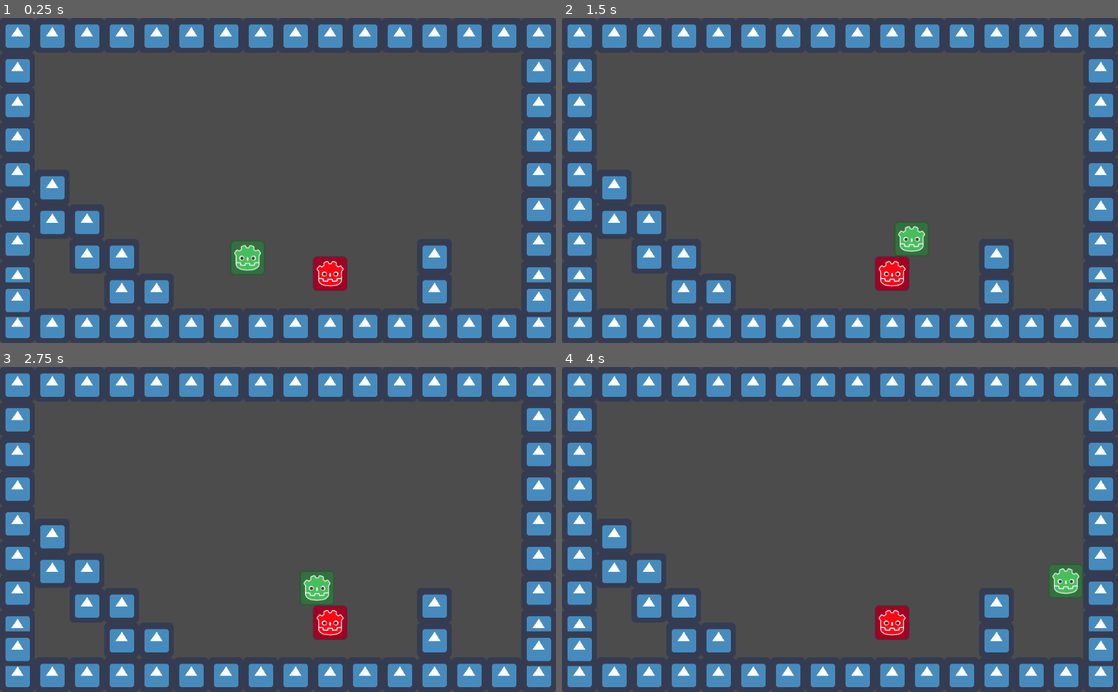
Above: before the commit, frames 1-4 (two rows, left to right).
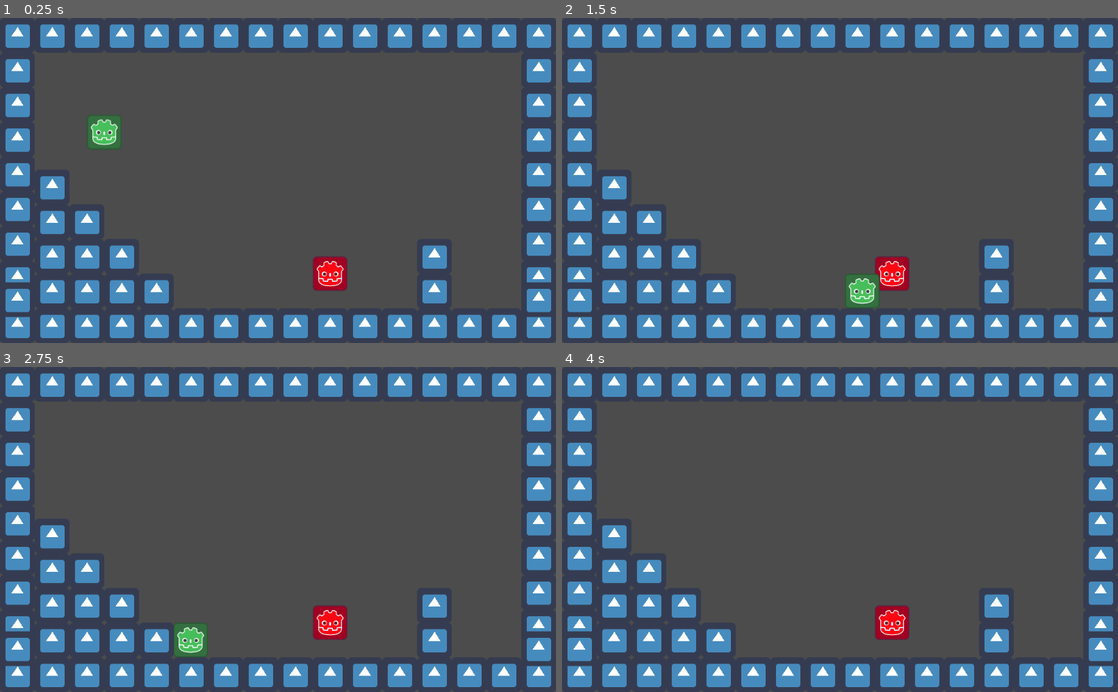
Above: after the commit, the same moments.

Repository: goodguyplayer/GameJam-GWJ53
Game: Godot game, scene res://World/World.tscn
Same seed, same stepped clock (60 frames per second), same inputs: the game is played once before the commit and once after it. The engine's default icon, where the game draws it, is replaced by a stand-in: a white triangle on a blue panel in a dark square.
Inputs:
- Up to frame 1 (0.25 s): no input
- Up to frame 2 (1.5 s): hold Right (ui_right) from 0.53 s (still down); tap Up (ui_up) at 0.77 s
- Up to frame 3 (2.75 s): tap Up (ui_up) at 1.52 s; release Right (ui_right) at 2.03 s; hold Left (ui_left) from 2.03 s (still down)
- Up to frame 4 (4 s): release Left (ui_left) at 2.78 s; hold Right (ui_right) from 2.78 s (still down); tap Up (ui_up) at 3.02, 3.77 s

The runs differ from the first frame. In frame 1, 2.2% of the frame differs, in the area x 7-48%, y 29-88%; in frame 2, 2.2%, in the area x 7-66%, y 62-90%; in frame 3, 2.2%; in frame 4, 1.6%.

Commit message:
Made bullet - Updated codes for enemy to shoot bullet

Diff:
--- a/GameJam-GWJ53/Enemies/Enemy.gd
+++ b/GameJam-GWJ53/Enemies/Enemy.gd
@@ -1,21 +1,58 @@
 extends KinematicBody2D
 
+
 export (float) var turndelay = 3
+export (float) var shootdelay = 1.5
+export (float) var shootdistance_x = 10
+export (float) var shootdistance_y = 0
+export var bulletscene = preload("res://Weaponry/Bullet.tscn")
+
 
 onready var timerturn = get_node("TimerTurn")
-onready var triggerboxeye = get_node("Triggerbox-Eye/CollisionShape2D")
+onready var timershoot = get_node("TimerTurn")
+onready var facing = get_node("Facing")
+onready var bulletorigin = get_node("BulletOrigin")
+
+
+var left_right : bool = true # Right - True, left - False
+var is_shooting : bool = false
 
 
 func _ready():
-	#timerturn.autostart = true
 	timerturn.start(turndelay)
 	timerturn.connect("timeout", self, "_on_timeout_turn")
+	timershoot.connect("timeout", self, "_on_timeout_shoot")
 
 
+func _physics_process(delta):
+	pass
 
-# Called every frame. 'delta' is the elapsed time since the previous frame.
-#func _process(delta):
-#	pass
 
 func _on_timeout_turn():
-	triggerboxeye.position = Vector2( -triggerboxeye.position.x, 0)
+	facing.position = Vector2( -facing.position.x, 0)
+	bulletorigin.position = Vector2( -bulletorigin.position.x, 0)
+	facing.rotation_degrees += 180
+	left_right = not left_right
+
+
+func _on_timeout_shoot():
+	is_shooting = false
+
+
+func _on_TriggerboxEye_body_entered(body):
+	if body.name == "Player" and not is_shooting:
+		is_shooting = true
+		timershoot.start(shootdelay)
+		shoot()
+
+
+func shoot():
+	var bullet = bulletscene.instance()
+	get_parent().call_deferred("add_child", bullet)
+	bullet.position = bulletorigin.global_position
+	bullet.bullet_direction = bulletorigin.global_position - global_position
+	bullet.bullet_speed = 100
+
+
+func _on_Hurtbox_area_entered(area):
+	queue_free()
--- a/GameJam-GWJ53/Enemies/Enemy.tscn
+++ b/GameJam-GWJ53/Enemies/Enemy.tscn
@@ -1,14 +1,18 @@
-[gd_scene load_steps=6 format=2]
+[gd_scene load_steps=8 format=2]
 
 [ext_resource path="res://Enemies/Enemy.png" type="Texture" id=1]
 [ext_resource path="res://Triggerboxes/Triggerbox.tscn" type="PackedScene" id=2]
 [ext_resource path="res://Enemies/Enemy.gd" type="Script" id=3]
+[ext_resource path="res://Triggerboxes/Hurtbox.tscn" type="PackedScene" id=4]
 
 [sub_resource type="RectangleShape2D" id=1]
-extents = Vector2( 32, 32 )
+extents = Vector2( 24, 28 )
 
 [sub_resource type="RectangleShape2D" id=2]
 extents = Vector2( 128, 10 )
+
+[sub_resource type="RectangleShape2D" id=3]
+extents = Vector2( 32, 32 )
 
 [node name="Enemy" type="KinematicBody2D"]
 script = ExtResource( 3 )
@@ -17,15 +21,37 @@
 texture = ExtResource( 1 )
 
 [node name="CollisionShape2D" type="CollisionShape2D" parent="."]
+position = Vector2( 0, 4 )
 shape = SubResource( 1 )
-
-[node name="Triggerbox-Eye" parent="." instance=ExtResource( 2 )]
-
-[node name="CollisionShape2D" parent="Triggerbox-Eye" index="0"]
-position = Vector2( 128, 0 )
-shape = SubResource( 2 )
 
 [node name="TimerTurn" type="Timer" parent="."]
 wait_time = 0.1
 
-[editable path="Triggerbox-Eye"]
+[node name="TimerShoot" type="Timer" parent="."]
+one_shot = true
+
+[node name="Facing" type="Position2D" parent="."]
+position = Vector2( 40, 0 )
+
+[node name="Triggerbox-Eye" parent="Facing" instance=ExtResource( 2 )]
+position = Vector2( -40, 0 )
+
+[node name="CollisionShape2D" parent="Facing/Triggerbox-Eye" index="0"]
+position = Vector2( 168, 0 )
+shape = SubResource( 2 )
+
+[node name="BulletOrigin" type="Position2D" parent="."]
+position = Vector2( 64, 0 )
+
+[node name="Hurtbox" parent="." instance=ExtResource( 4 )]
+collision_layer = 64
+collision_mask = 0
+
+[node name="CollisionShape2D" parent="Hurtbox" index="0"]
+shape = SubResource( 3 )
+
+[connection signal="body_entered" from="Facing/Triggerbox-Eye" to="." method="_on_TriggerboxEye_body_entered"]
+[connection signal="area_entered" from="Hurtbox" to="." method="_on_Hurtbox_area_entered"]
+
+[editable path="Facing/Triggerbox-Eye"]
+[editable path="Hurtbox"]
--- a/GameJam-GWJ53/Player/Player.gd
+++ b/GameJam-GWJ53/Player/Player.gd
@@ -1,5 +1,12 @@
 extends KinematicBody2D
 
+#####
+# Resources used.:
+
+# Platform Character = https://kidscancode.org/godot_recipes/3.x/2d/platform_character/
+# General details (Collision, layers, related) = https://www.youtube.com/playlist?list=PL9FzW-m48fn2SlrW0KoLT4n5egNdX-W9a
+
+#####
 
 export (int) var speed = 400
 export (int) var gravity = 800
@@ -27,10 +34,5 @@
 
 
 
-
-
-
-#####
-# Resources used.:
-
-# Platform Character = https://kidscancode.org/godot_recipes/3.x/2d/platform_character/
+func _on_Hurtbox_area_entered(area):
+	queue_free()
--- a/GameJam-GWJ53/Player/Player.tscn
+++ b/GameJam-GWJ53/Player/Player.tscn
@@ -1,16 +1,33 @@
-[gd_scene load_steps=4 format=2]
+[gd_scene load_steps=6 format=2]
 
 [ext_resource path="res://Player/Player.png" type="Texture" id=1]
 [ext_resource path="res://Player/Player.gd" type="Script" id=2]
+[ext_resource path="res://Triggerboxes/Hurtbox.tscn" type="PackedScene" id=3]
 
 [sub_resource type="RectangleShape2D" id=1]
+extents = Vector2( 31, 31.5 )
+
+[sub_resource type="RectangleShape2D" id=2]
 extents = Vector2( 32, 32 )
 
 [node name="Player" type="KinematicBody2D"]
+collision_layer = 2
 script = ExtResource( 2 )
 
 [node name="Sprite" type="Sprite" parent="."]
 texture = ExtResource( 1 )
 
 [node name="CollisionShape2D" type="CollisionShape2D" parent="."]
+position = Vector2( 0, 0.5 )
 shape = SubResource( 1 )
+
+[node name="Hurtbox" parent="." instance=ExtResource( 3 )]
+collision_layer = 8
+collision_mask = 0
+
+[node name="CollisionShape2D" parent="Hurtbox" index="0"]
+shape = SubResource( 2 )
+
+[connection signal="area_entered" from="Hurtbox" to="." method="_on_Hurtbox_area_entered"]
+
+[editable path="Hurtbox"]
--- /dev/null
+++ b/GameJam-GWJ53/Weaponry/Bullet.gd
@@ -0,0 +1,22 @@
+extends KinematicBody2D
+
+export var bullet_direction = Vector2.ZERO
+export var bullet_speed = 0
+
+var bullet_collision_info = null
+
+
+# Called when the node enters the scene tree for the first time.
+func _ready():
+	pass # Replace with function body.
+
+
+# Called every frame. 'delta' is the elapsed time since the previous frame.
+func _physics_process(delta):
+	if bullet_speed == 0:
+		queue_free()
+	bullet_collision_info = move_and_collide(bullet_direction.normalized() * delta * bullet_speed)
+
+
+func _on_Hurtbox_area_entered(area):
+	queue_free()
--- /dev/null
+++ b/GameJam-GWJ53/Weaponry/Bullet.tscn
@@ -0,0 +1,37 @@
+[gd_scene load_steps=6 format=2]
+
+[ext_resource path="res://Weaponry/Bullet.gd" type="Script" id=1]
+[ext_resource path="res://Weaponry/Bullet.png" type="Texture" id=2]
+[ext_resource path="res://Triggerboxes/Hurtbox.tscn" type="PackedScene" id=3]
+
+[sub_resource type="CapsuleShape2D" id=1]
+radius = 8.0
+height = 9.53674e-07
+
+[sub_resource type="CapsuleShape2D" id=2]
+radius = 8.0
+height = 16.0
+
+[node name="Bullet" type="KinematicBody2D"]
+script = ExtResource( 1 )
+
+[node name="Sprite" type="Sprite" parent="."]
+position = Vector2( -4.76837e-07, 0 )
+scale = Vector2( 0.5, 0.25 )
+texture = ExtResource( 2 )
+
+[node name="CollisionShape2D" type="CollisionShape2D" parent="."]
+rotation = 1.5708
+shape = SubResource( 1 )
+
+[node name="Hurtbox" parent="." instance=ExtResource( 3 )]
+collision_layer = 1024
+collision_mask = 72
+
+[node name="CollisionShape2D" parent="Hurtbox" index="0"]
+rotation = 1.5708
+shape = SubResource( 2 )
+
+[connection signal="area_entered" from="Hurtbox" to="." method="_on_Hurtbox_area_entered"]
+
+[editable path="Hurtbox"]
--- a/GameJam-GWJ53/World/World.tscn
+++ b/GameJam-GWJ53/World/World.tscn
@@ -162,7 +162,7 @@
 position = Vector2( 608, 472 )
 
 [node name="Player" parent="." instance=ExtResource( 2 )]
-position = Vector2( 456, 416 )
+position = Vector2( 192, 184 )
 
 [node name="Tile" parent="." instance=ExtResource( 1 )]
 position = Vector2( 288, 504 )
@@ -182,6 +182,15 @@
 [node name="Tile6" parent="." instance=ExtResource( 1 )]
 position = Vector2( 96, 376 )
 
+[node name="Tile10" parent="." instance=ExtResource( 1 )]
+position = Vector2( 96, 440 )
+
+[node name="Tile11" parent="." instance=ExtResource( 1 )]
+position = Vector2( 96, 504 )
+
+[node name="Tile12" parent="." instance=ExtResource( 1 )]
+position = Vector2( 160, 504 )
+
 [node name="Tile7" parent="." instance=ExtResource( 1 )]
 position = Vector2( 96, 312 )
 
--- a/GameJam-GWJ53/project.godot
+++ b/GameJam-GWJ53/project.godot
@@ -28,6 +28,9 @@
 2d_physics/layer_6="EnemyHitbox"
 2d_physics/layer_7="EnemyHurtbox"
 2d_physics/layer_8="EnemyEyeBox"
+2d_physics/layer_9="Bullet"
+2d_physics/layer_10="BulletHitbox"
+2d_physics/layer_11="BulletHurtbox"
 
 [physics]
 
Binary file added: GameJam-GWJ53/Weaponry/Bullet.png
Not shown, added: GameJam-GWJ53/Weaponry/Bullet.png.import
